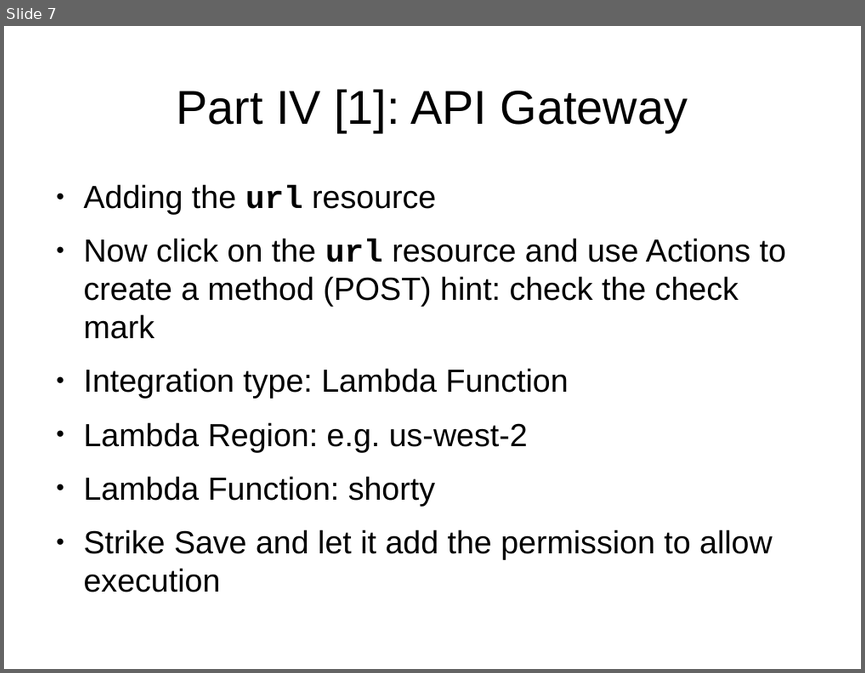
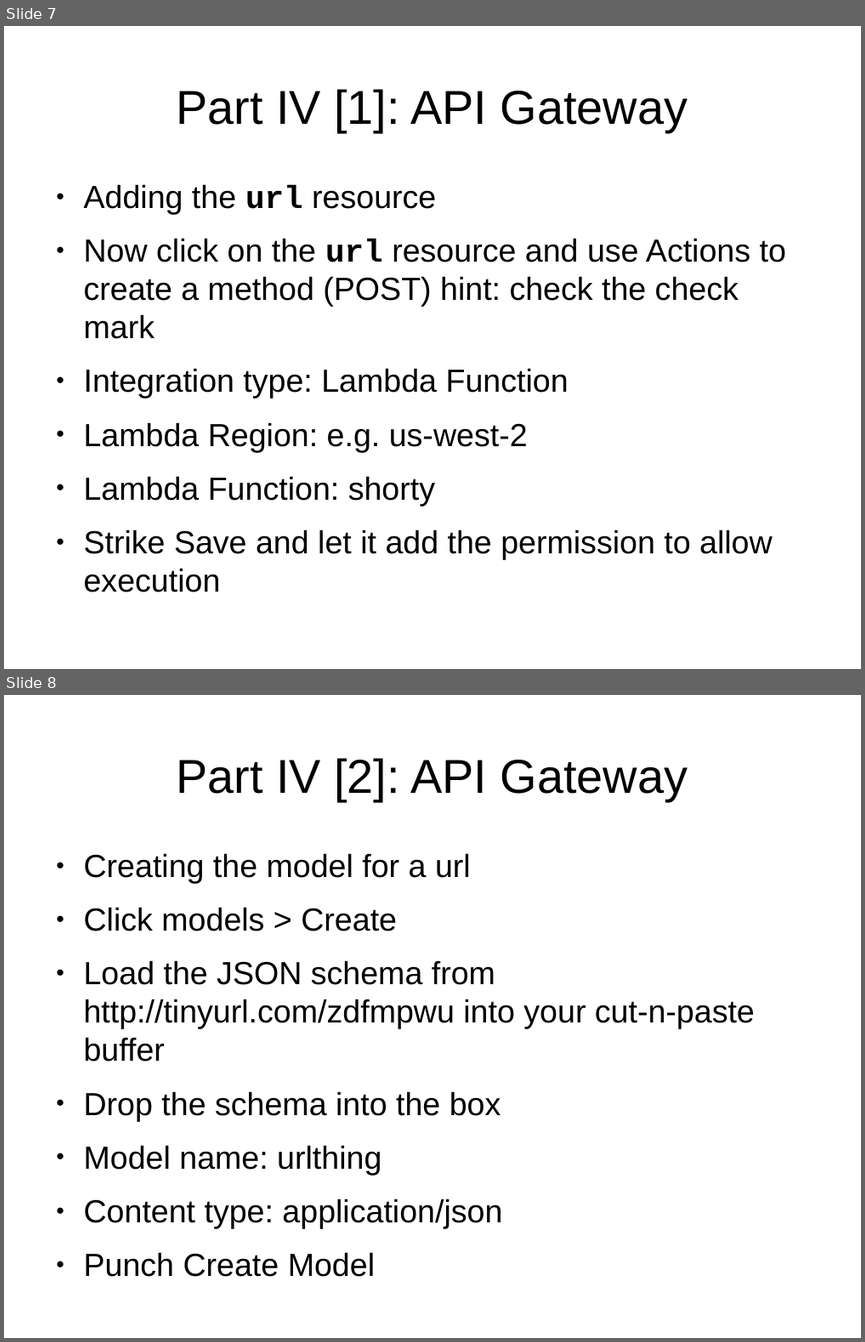
Before and after one commit to cmrsol/demo, a slide deck: api-gateway-how-to/API-GW_How-To.odp. Shown one above the other, each under a label of ours: slide 7 before the commit, slides 7 and 8 after it. The pictures are 865x673 and 865x1342 pixels, drawn with LibreOffice and Linux fonts; fonts in the diff are those of the drawing. Boxes give left, top, right and bottom in pixels: in the first picture for what was removed or moved away, otherwise in the second. Text is boxed around its words. In the diff, an @@ line names an element or a change of style, - is before the commit and + after.

```diff
--- a/api-gateway-how-to/API-GW_How-To.odp
+++ b/api-gateway-how-to/API-GW_How-To.odp
@@ slide 8 added at <box>4,695,861,1338</box>, background #FFFFFF @@
@@ title added at <box>176,758,687,801</box>, 44 pt, text #000000 @@
+Part IV [2]: API Gateway
@@ text added at <box>84,853,755,1228</box>, 29.6 pt, text #000000 @@
+● Creating the model for a url
+● Click models > Create
+● Load the JSON schema from http://tinyurl.com/zdfmpwu into your cut-n-paste buffer
+● Drop the schema into the box
+● Model name: urlthing
+● Content type: application/json
+● Punch Create Model
```
Also in this commit, not shown: 6 other slides added.
